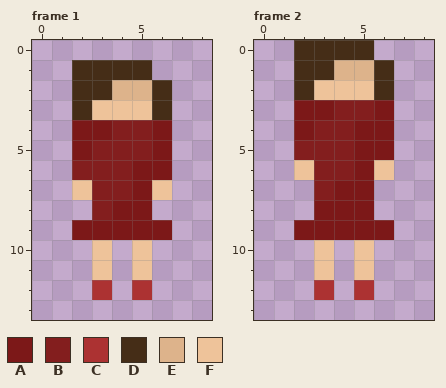
One commit to this pixel-art file: Assets/PersonalAssets/NPC/Day4/Woman2DayFourCorrectFrontIdle.aseprite. Above is the file before it was changed.
9x14 pixels, 3 frames. Shown: frame 1, frame 2. The commit also changed other frames, which this record leaves out.
Palette (. is transparent): A #7c1818  B #831e1e  C #ac3232  D #452d17  E #ddb38b  F #eec39a
The same view after the edit:
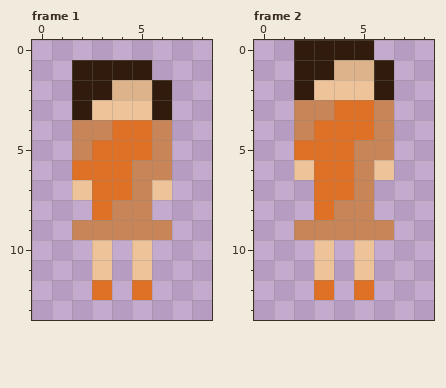
Change:
@@ palette @@
-A #7c1818
+A #c88558
-B #831e1e
+B #df7126
-D #452d17
+D #301b0d
--- frame 1
@@ x 0..8 @@
 11 ...F.F...
-12 ...C.C...
+12 ...B.B...
 13 .........
--- frame 2
@@ x 0..8 @@
  3 ..AABBA..
- 4 ..ABBAA..
+ 4 ..ABBBA..
  5 ..BBBAA..
  6 ..FBBAF..
- 7 ...BAA...
- 8 ...AAA...
+ 7 ...BBA...
+ 8 ...BAA...
  9 ..AAAAA..
@@ x 0..8 @@
 11 ...F.F...
-12 ...C.C...
+12 ...B.B...
 13 .........
Pixel boxes of the changes (left, top, right, bottom) in both pictures:
changed: (72, 60, 172, 300)
changed: (294, 40, 394, 300)
